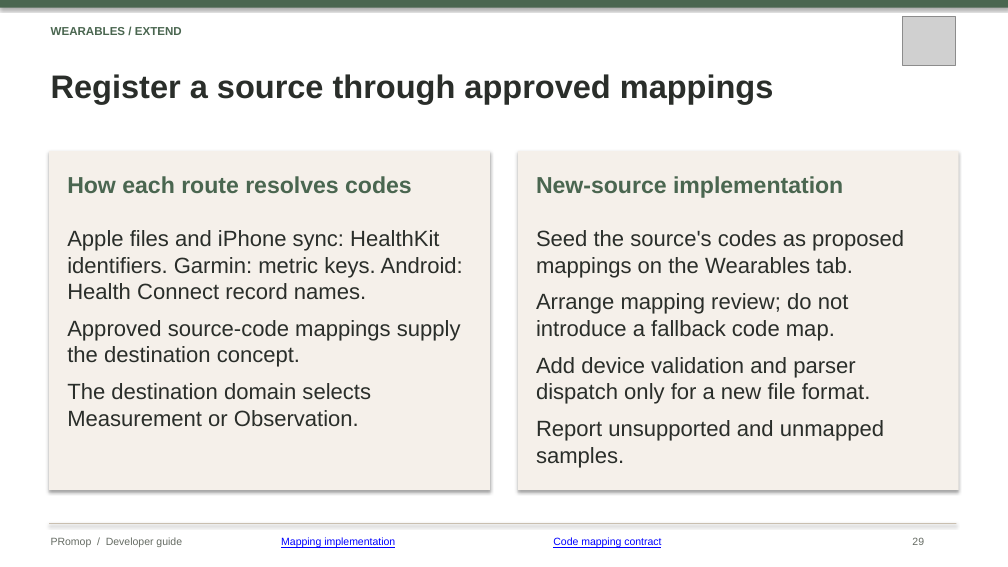
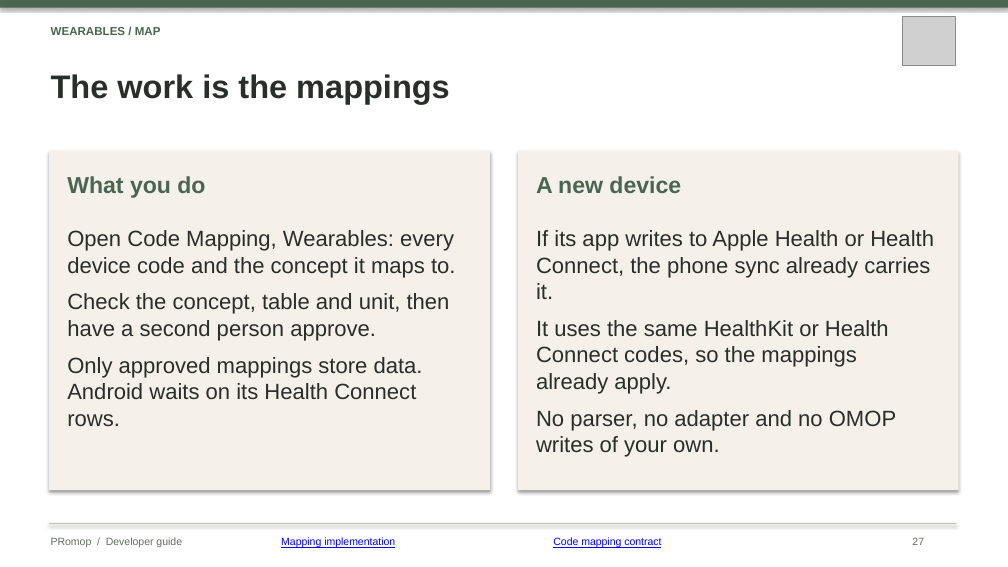
Before and after one commit to healthkey-ai/promop, a slide deck: slide 27 of PRomop_Developer_Guide.pptx (slide 29 before the commit). Drawn at 1008x567 pixels with LibreOffice and Linux fonts; fonts in the diff are those of the drawing; grey boxes stand for pictures. Boxes give left, top, right and bottom in pixels: in the first picture for what was removed or moved away, otherwise in the second. Text is boxed around its words. In the diff, an @@ line names an element or a change of style, - is before the commit and + after.

```diff
--- a/PRomop_Developer_Guide.pptx
+++ b/PRomop_Developer_Guide.pptx
@@ text at (51, 27, 161, 35): text changed @@
-WEARABLES / EXTEND
+WEARABLES / MAP
@@ text at (51, 74, 450, 104): text changed @@
-Register a source through approved mappings
+The work is the mappings
@@ text at (67, 176, 205, 198): text changed @@
-How each route resolves codes
+What you do
@@ text at (536, 176, 681, 193): text changed @@
-New-source implementation
+A new device
@@ text at (67, 230, 455, 427): text changed @@
-Apple files and iPhone sync: HealthKit identifiers. Garmin: metric keys. Android: Health Connect record names.
-Approved source-code mappings supply the destination concept.
-The destination domain selects Measurement or Observation.
+Open Code Mapping, Wearables: every device code and the concept it maps to.
+Check the concept, table and unit, then have a second person approve.
+Only approved mappings store data. Android waits on its Health Connect rows.
@@ text at (536, 230, 934, 457): text changed @@
-Seed the source's codes as proposed mappings on the Wearables tab.
-Arrange mapping review; do not introduce a fallback code map.
-Add device validation and parser dispatch only for a new file format.
-Report unsupported and unmapped samples.
+If its app writes to Apple Health or Health Connect, the phone sync already carries it.
+It uses the same HealthKit or Health Connect codes, so the mappings already apply.
+No parser, no adapter and no OMOP writes of your own.
@@ text at (912, 537, 924, 545): text changed @@
-29
+27
```
Also in this commit, not shown: 4 other slides changed, 2 slides removed.
